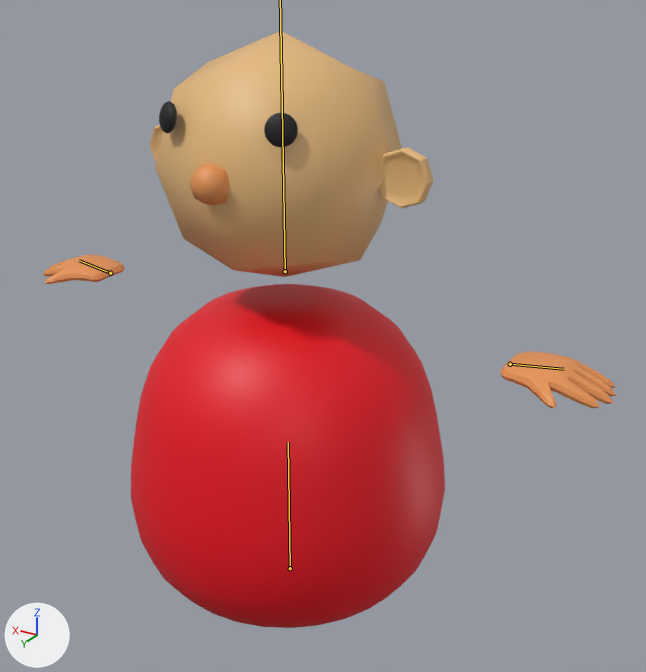
Two versions of the Blender file map/base_character.blend, one commit apart.
Camera for both pictures: a camera (50 mm lens) standing at (-1.201, 1.813, 1.867) and looking at (-0.092, -0.035, 0.942). The lights are fixed; the arrows at lower left show +X, +Y and +Z. The bones that change are drawn over the model as lines.

The first picture shows 'Sphere', 'ears', 'eyes', 'eyes.001', 'head', 'left_hand', 'nose', 'right_hand'.
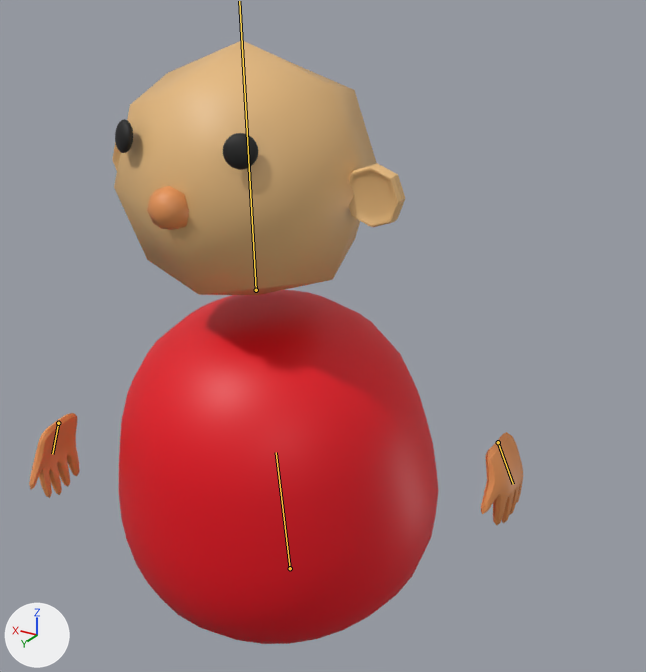
The newer file adds an action. The first version stands in its rest pose; the second is drawn at frame 20 of the action 'WalkCycle'.

Boxes [x1, y1, x2, y2] around the edits, measured in the pictures (646 x 672 px):
'Sphere', posed: before [131, 284, 445, 628]; after [119, 290, 439, 644]
'head', posed (6% wider): before [155, 31, 402, 277]; after [114, 40, 377, 295]
'right_hand', posed (63% narrower, 62% taller): before [500, 351, 616, 408]; after [481, 432, 523, 525]
'ears', posed: before [150, 125, 434, 208]; after [112, 142, 405, 227]
'left_hand', posed (37% narrower, 187% taller): before [43, 255, 125, 284]; after [29, 413, 80, 498]
'nose', posed: before [190, 163, 230, 205]; after [147, 186, 189, 230]
'eyes.001', posed (6% taller): before [159, 101, 177, 133]; after [115, 119, 133, 153]
bone 'Bone', root to tip: before (290, 568) to (288, 442); after (290, 568) to (276, 452)
bone 'Bone.003.L', root to tip: before (510, 364) to (564, 369); after (498, 442) to (513, 484)
bone 'Bone.003.R', root to tip: before (110, 273) to (79, 260); after (58, 423) to (52, 454)

The edits, one by one:
Bone 'Bone' (bone_bone) turns from (0, 0, 0) to (0, 0, -8) degrees about its own x, y and z.
Bone 'Bone.003.L' (bone_bone_003_l) moves from (0.0, 0.0, 0.0) to (-0.271, -0.131, -0.349).
Bone 'Bone.003.L' (bone_bone_003_l) turns from (0, 0, 0) to (-75, -4, -4) degrees about its own x, y and z.
Bone 'Bone.002' (bone_bone_002) turns from (0, 0, 0) to (0, 0, 6) degrees about its own x, y and z.
Bone 'Bone.003.R' (bone_bone_003_r) moves from (0.0, 0.0, 0.0) to (-0.262, -0.124, -0.26).
Bone 'Bone.003.R' (bone_bone_003_r) turns from (0, 0, 0) to (-75, 4, 4) degrees about its own x, y and z.
